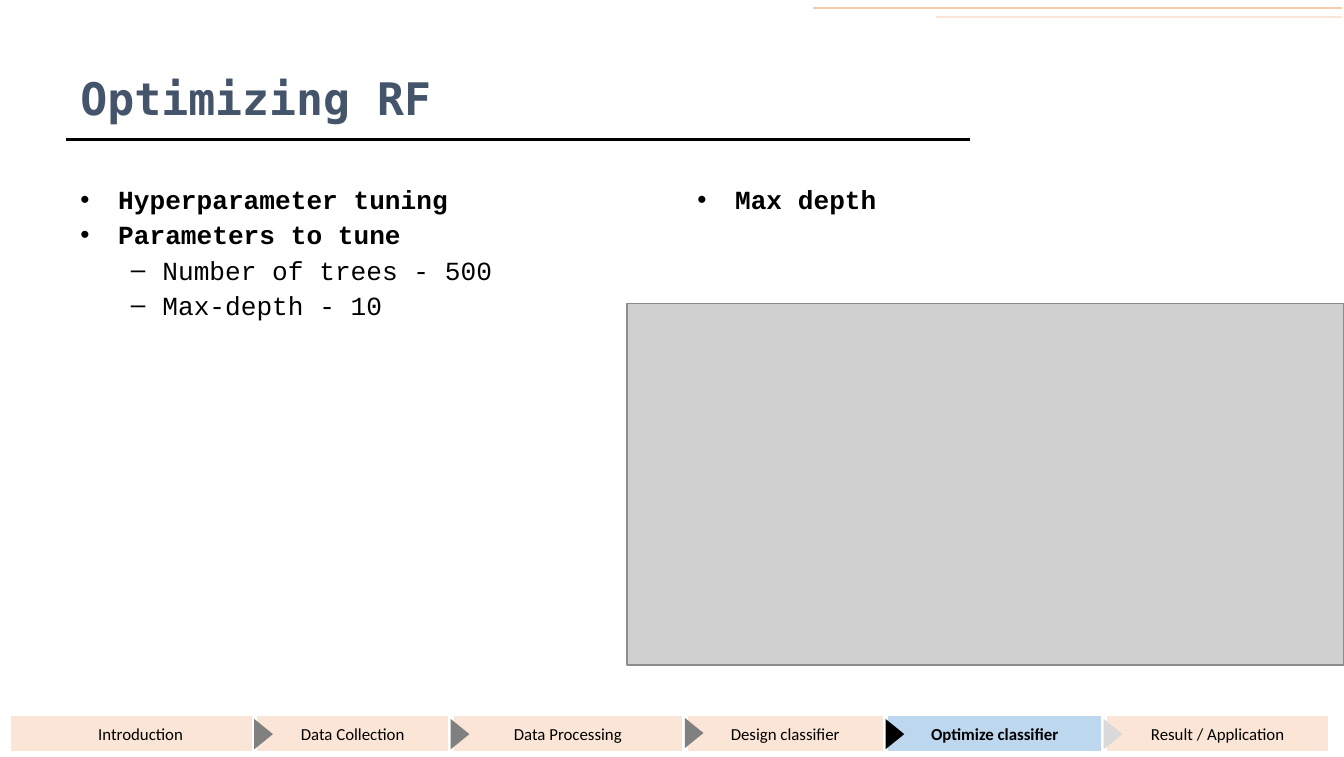
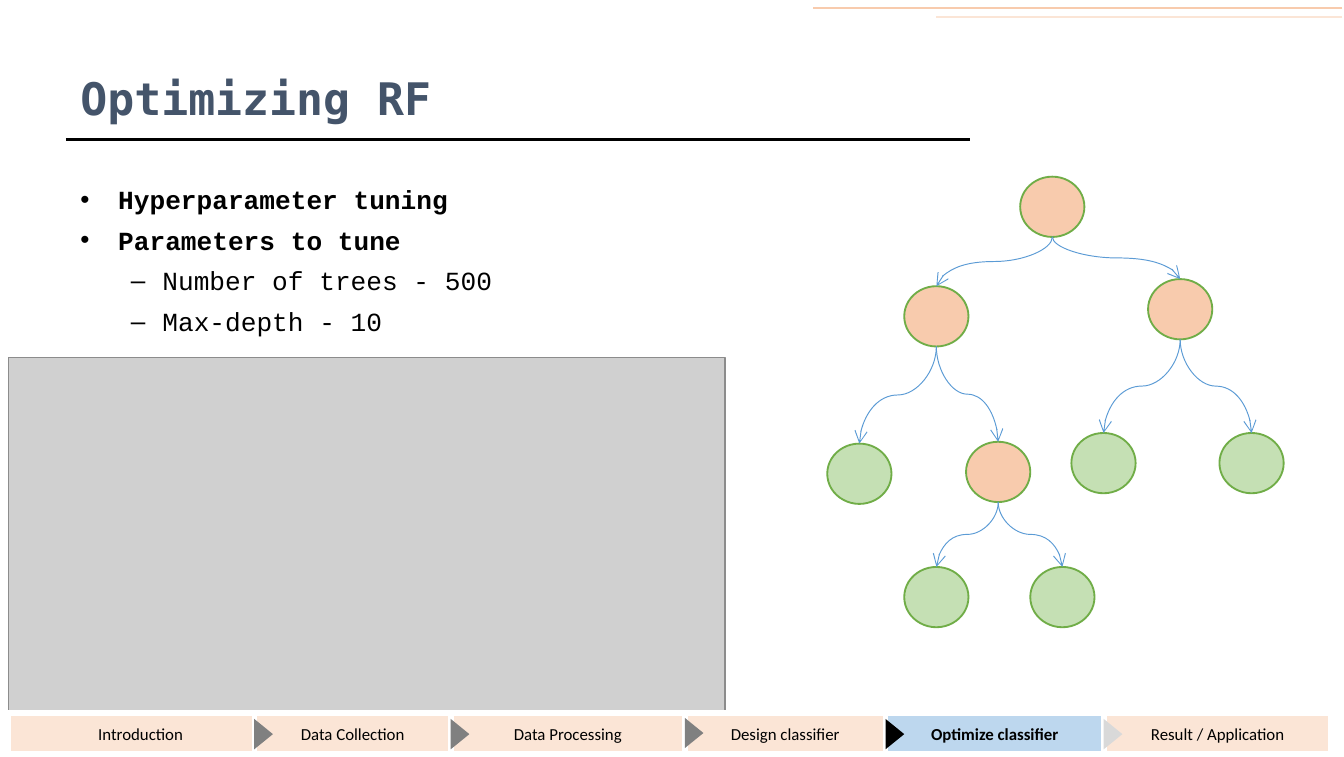
Before and after one commit to KumaranShivam5/gemini, a slide deck: slide 39 of presentation/end_sem_dec_2021/ppt_draft_backup.pptx (slide 37 before the commit). Drawn at 1344x757 pixels with LibreOffice and Linux fonts; fonts in the diff are those of the drawing; grey boxes stand for pictures. Boxes give left, top, right and bottom in pixels: in the first picture for what was removed or moved away, otherwise in the second. Text is boxed around its words. In the diff, an @@ line names an element or a change of style, - is before the commit and + after.

```diff
--- a/presentation/end_sem_dec_2021/ppt_draft_backup.pptx
+++ b/presentation/end_sem_dec_2021/ppt_draft_backup.pptx
@@ text "Hyperparameter tuning" at [118, 191, 492, 337]: more space between paragraphs @@
@@ ellipse added at [1020, 176, 1085, 237], fill #F8CBAD, outline #70AD47 1 pt @@
@@ text removed at [735, 191, 876, 215] @@
-• Max depth
@@ curved arrow added from (1052, 237) to (937, 286), #5B9BD5 0.5 pt @@
@@ curved arrow added from (1052, 237) to (1180, 280), #5B9BD5 0.5 pt @@
@@ ellipse added at [905, 286, 969, 347], fill #F8CBAD, outline #70AD47 1 pt @@
@@ ellipse added at [1148, 280, 1212, 340], fill #F8CBAD, outline #70AD47 1 pt @@
@@ picture: place and size @@
-picture at [628, 304, 1344, 665]
+picture at [8, 358, 724, 719]
@@ curved arrow added from (937, 347) to (859, 444), #5B9BD5 0.5 pt @@
@@ curved arrow added from (937, 347) to (999, 442), #5B9BD5 0.5 pt @@
@@ curved arrow added from (1180, 339) to (1103, 433), #5B9BD5 0.5 pt @@
@@ curved arrow added from (1180, 339) to (1251, 433), #5B9BD5 0.5 pt @@
@@ ellipse added at [828, 444, 892, 504], fill #C5E0B4, outline #70AD47 1 pt @@
@@ ellipse added at [966, 442, 1031, 503], fill #F8CBAD, outline #70AD47 1 pt @@
@@ ellipse added at [1071, 433, 1136, 493], fill #C5E0B4, outline #70AD47 1 pt @@
@@ ellipse added at [1219, 433, 1284, 493], fill #C5E0B4, outline #70AD47 1 pt @@
@@ curved arrow added from (999, 501) to (937, 567), #5B9BD5 0.5 pt @@
@@ curved arrow added from (999, 501) to (1062, 567), #5B9BD5 0.5 pt @@
@@ ellipse added at [905, 567, 969, 628], fill #C5E0B4, outline #70AD47 1 pt @@
@@ ellipse added at [1031, 567, 1095, 628], fill #C5E0B4, outline #70AD47 1 pt @@
```
Also in this commit, not shown: 53 other slides changed, 9 slides added, 1 slide removed, 15 other files.
